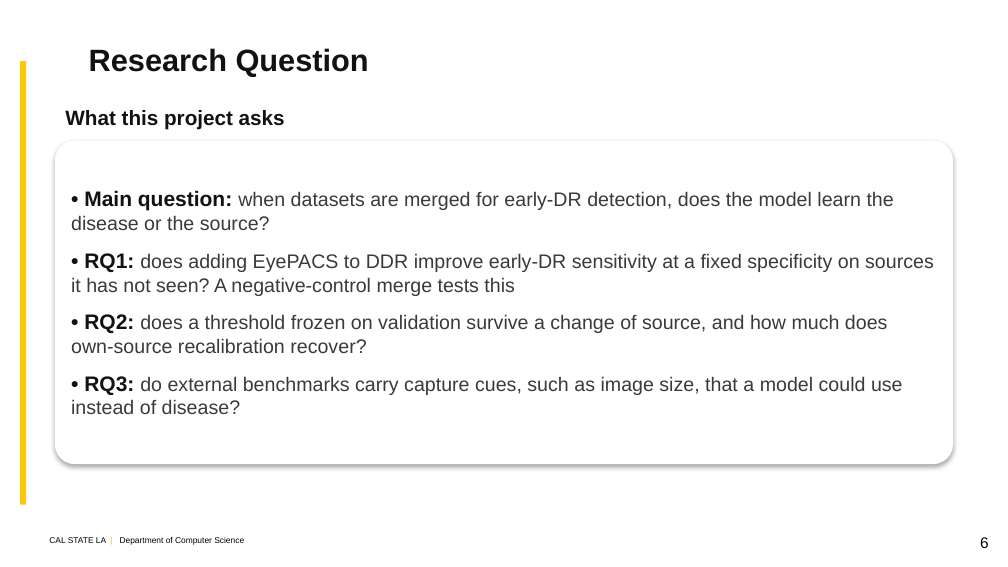
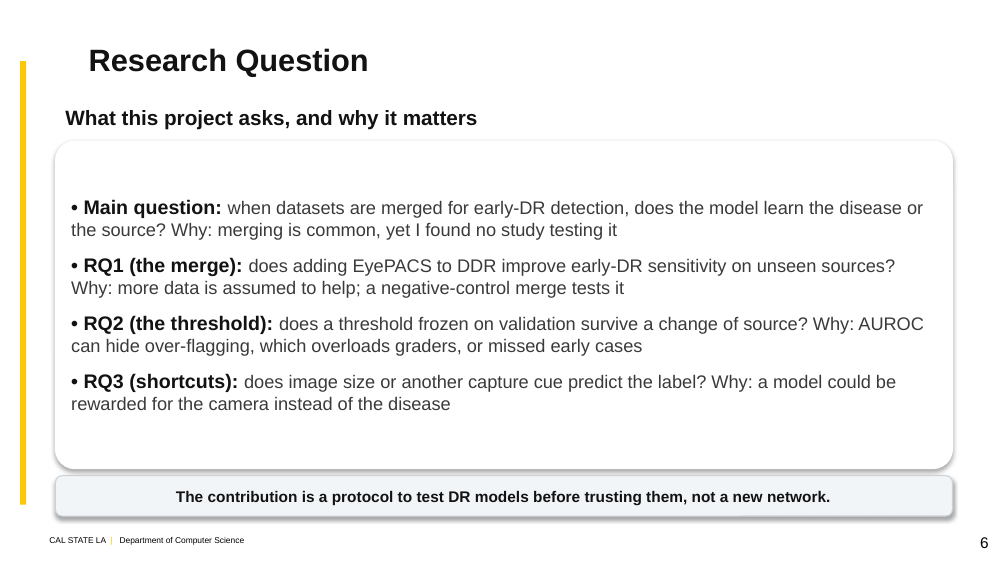
Before and after one commit to kazimab1/Early-DR, a slide deck: slide 6 of DR_Final_5min.pptx. Drawn at 1008x567 pixels with LibreOffice and Linux fonts; fonts in the diff are those of the drawing; background and template pictures are left out. Boxes give left, top, right and bottom in pixels: in the first picture for what was removed or moved away, otherwise in the second. Text is boxed around its words. In the diff, an @@ line names an element or a change of style, - is before the commit and + after.

```diff
--- a/DR_Final_5min.pptx
+++ b/DR_Final_5min.pptx
@@ text at (65, 110, 478, 130): text changed @@
-What this project asks
+What this project asks, and why it matters
@@ rounded rectangle "• Main question: when datasets ...": place and size @@
-rounded rectangle "• Main question: when datasets ..." at (55, 141, 953, 464)
+rounded rectangle "• Main question: when datasets ..." at (55, 141, 953, 469)
@@ text in rounded rectangle at (71, 199, 924, 410): text changed; size 14 to 13 pt @@
-• Main question: when datasets are merged for early-DR detection, does the model learn the disease or the source?
-• RQ1: does adding EyePACS to DDR improve early-DR sensitivity at a fixed specificity on sources it has not seen? A negative-control merge tests this
-• RQ2: does a threshold frozen on validation survive a change of source, and how much does own-source recalibration recover?
-• RQ3: do external benchmarks carry capture cues, such as image size, that a model could use instead of disease?
+• Main question: when datasets are merged for early-DR detection, does the model learn the disease or the source? Why: merging is common, yet I found no study testing it
+• RQ1 (the merge): does adding EyePACS to DDR improve early-DR sensitivity on unseen sources? Why: more data is assumed to help; a negative-control merge tests it
+• RQ2 (the threshold): does a threshold frozen on validation survive a change of source? Why: AUROC can hide over-flagging, which overloads graders, or missed early cases
+• RQ3 (shortcuts): does image size or another capture cue predict the label? Why: a model could be rewarded for the camera instead of the disease
@@ rounded rectangle added at (55, 476, 953, 516), fill #F2F5F8, outline #CDD2D7 0.75 pt, 11 pt, text #121212, bold @@
+The contribution is a protocol to test DR models before trusting them, not a new network.
```
Also in this commit, not shown: 1 other file.
